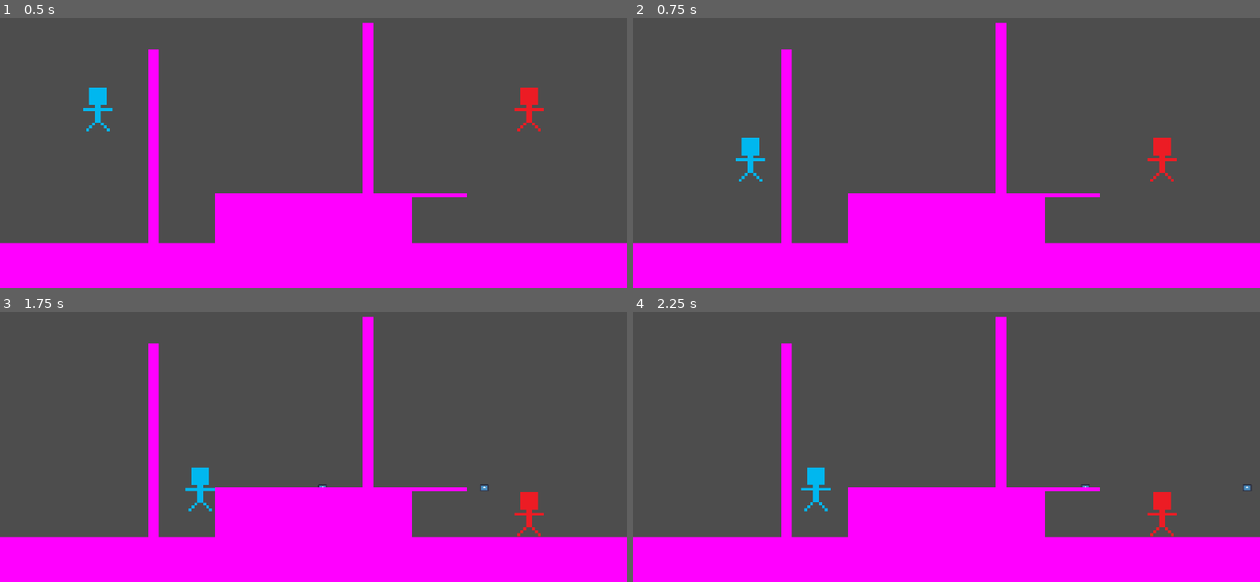
Above: before the commit, frames 1-4 (two rows, left to right).
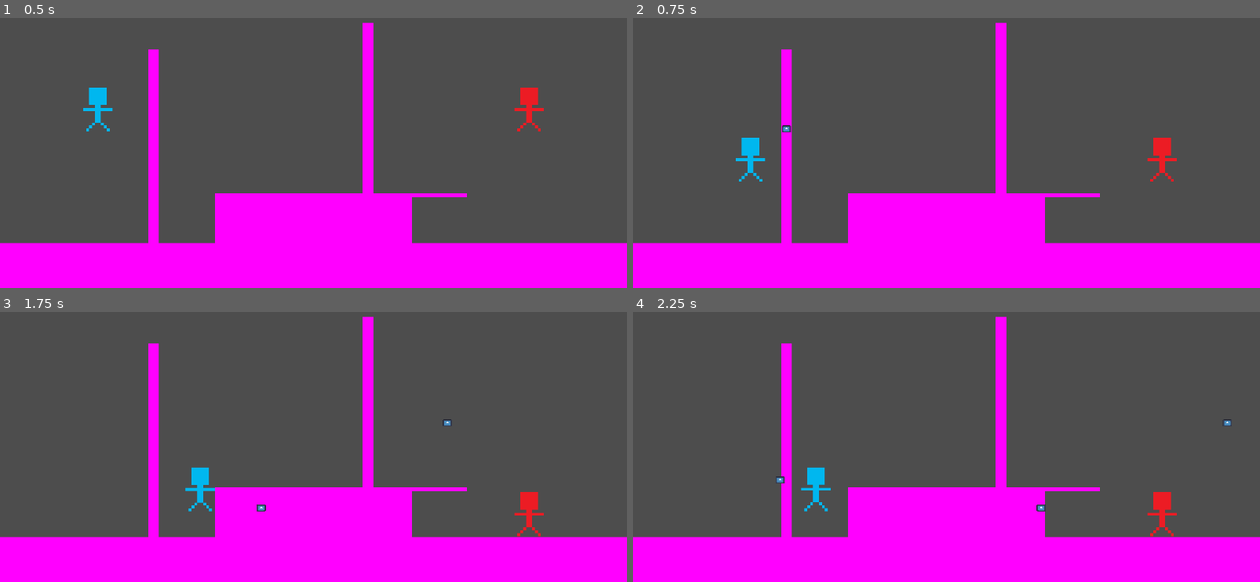
Above: after the commit, the same moments.

Repository: Fezezen/GGJ2024
Game: Godot game, scene res://TestScene.tscn
The game is run twice, just before and just after one commit, with the same random seed, the same clock (stepped at 60 frames per second) and the same inputs. The engine's default icon, where the game draws it, is replaced by a stand-in: a white triangle on a blue panel in a dark square.
Inputs:
- Up to frame 1 (0.5 s): no input
- Up to frame 2 (0.75 s): hold D (p1_move_right) from 0.53 s (still down); tap S (p1_shoot, bound only after the commit) at 0.6 s
- Up to frame 3 (1.75 s): keep holding D (p1_move_right); tap W (p1_jump) at 0.77, 1.52 s; tap Shift (p1_shoot, bound only before the commit) at 0.8, 1.35 s; tap S (p1_shoot, bound only after the commit) at 1.55 s
- Up to frame 4 (2.25 s): release D (p1_move_right) at 2.03 s; hold A (p1_move_left) from 2.03 s (still down); tap S (p1_shoot, bound only after the commit) at 2.1 s

Frame 1 is identical in both runs. In frame 2, less than 0.1% of the frame differs, in the area x 23-26%, y 39-43%; in frame 3, 0.1%; in frame 4, 0.1%, in the area x 22-99%, y 39-74%.

Commit message:
Fixed bullet moving with player. Changed shoot key to S and down

Diff:
--- a/Player.gd
+++ b/Player.gd
@@ -37,9 +37,9 @@
 
 func shoot(dir):
 	var b = Bullet.instantiate()
-	add_child(b)
+	get_tree().get_root().add_child(b)
 	b._set_direction(dir)
 	if dir >= 0:
-		b.transform = $Bullet_Right.transform
+		b.global_transform = $Bullet_Right.global_transform
 	else:
-		b.transform = $Bullet_Left.transform
+		b.global_transform = $Bullet_Left.global_transform
--- a/project.godot
+++ b/project.godot
@@ -55,12 +55,12 @@
 }
 p1_shoot={
 "deadzone": 0.5,
-"events": [Object(InputEventKey,"resource_local_to_scene":false,"resource_name":"","device":0,"window_id":0,"alt_pressed":false,"shift_pressed":false,"ctrl_pressed":false,"meta_pressed":false,"pressed":false,"keycode":0,"physical_keycode":4194325,"key_label":0,"unicode":0,"echo":false,"script":null)
+"events": [Object(InputEventKey,"resource_local_to_scene":false,"resource_name":"","device":0,"window_id":0,"alt_pressed":false,"shift_pressed":false,"ctrl_pressed":false,"meta_pressed":false,"pressed":false,"keycode":0,"physical_keycode":83,"key_label":0,"unicode":0,"echo":false,"script":null)
 ]
 }
 p2_shoot={
 "deadzone": 0.5,
-"events": [Object(InputEventKey,"resource_local_to_scene":false,"resource_name":"","device":0,"window_id":0,"alt_pressed":false,"shift_pressed":false,"ctrl_pressed":false,"meta_pressed":false,"pressed":false,"keycode":0,"physical_keycode":4194326,"key_label":0,"unicode":0,"echo":false,"script":null)
+"events": [Object(InputEventKey,"resource_local_to_scene":false,"resource_name":"","device":0,"window_id":0,"alt_pressed":false,"shift_pressed":false,"ctrl_pressed":false,"meta_pressed":false,"pressed":false,"keycode":0,"physical_keycode":4194322,"key_label":0,"unicode":0,"echo":false,"script":null)
 ]
 }
 
